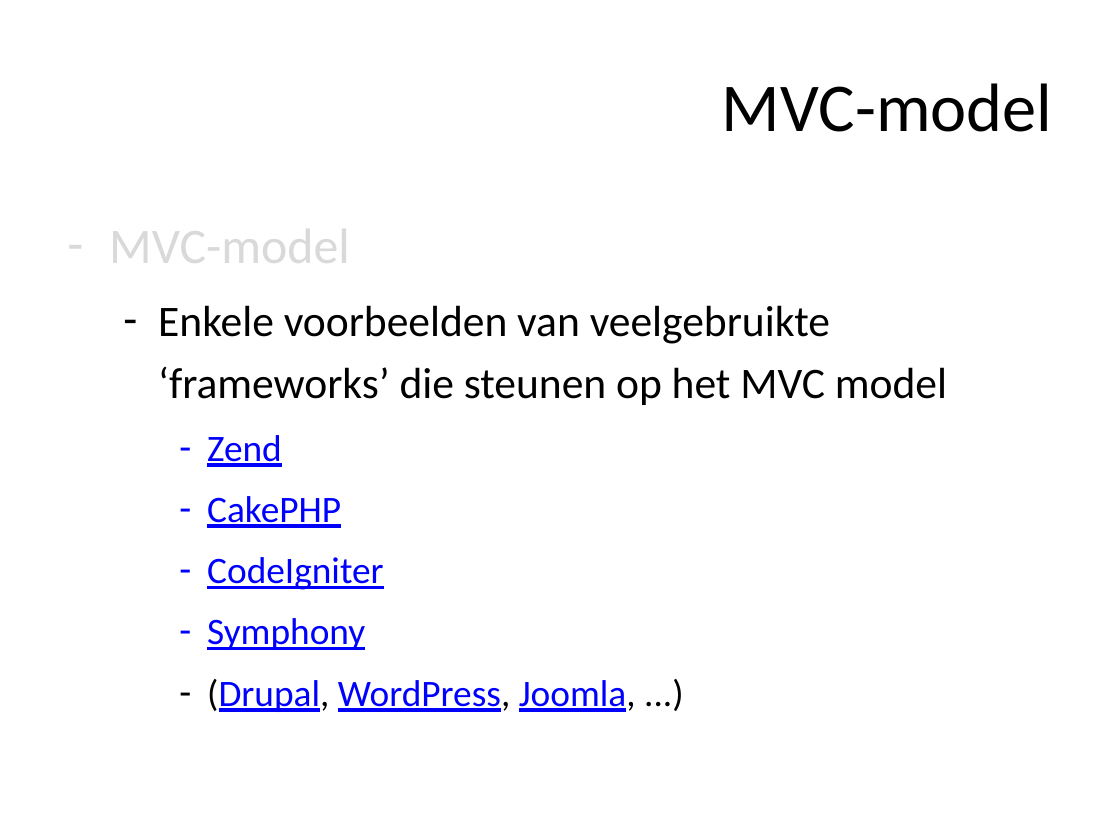
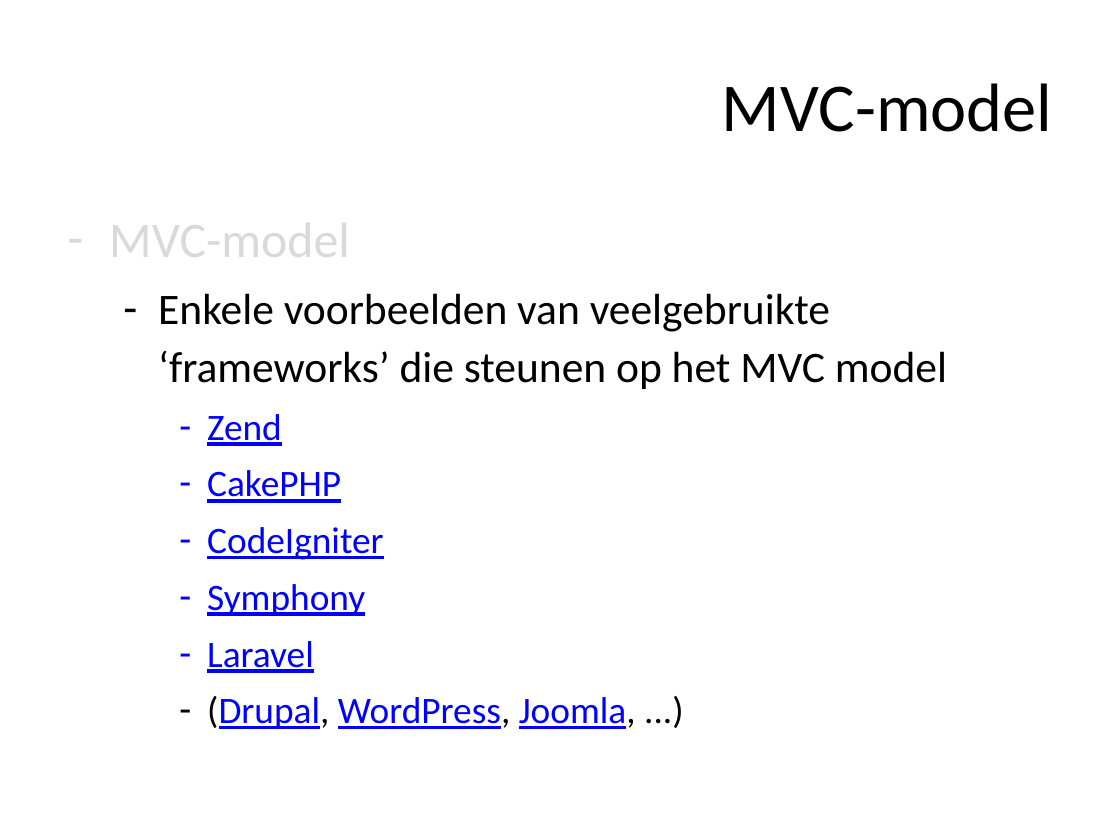
Before and after one commit to ajkea/web-backend-1, a slide deck: slide 216 of public/cursus/web-backend-cursus.pptx. Drawn at 1120x840 pixels with LibreOffice and Linux fonts; fonts in the diff are those of the drawing. Boxes give left, top, right and bottom in pixels: in the first picture for what was removed or moved away, otherwise in the second. Text is boxed around its words. In the diff, an @@ line names an element or a change of style, - is before the commit and + after.

```diff
--- a/public/cursus/web-backend-cursus.pptx
+++ b/public/cursus/web-backend-cursus.pptx
@@ text at [109,210,947,729]: line spacing 1.2 to 1.1 @@
@@ text at [207,641,314,673]: paragraph added @@
+    – Laravel
```
Also in this commit, not shown: 1 other slide changed, 2 other files.
